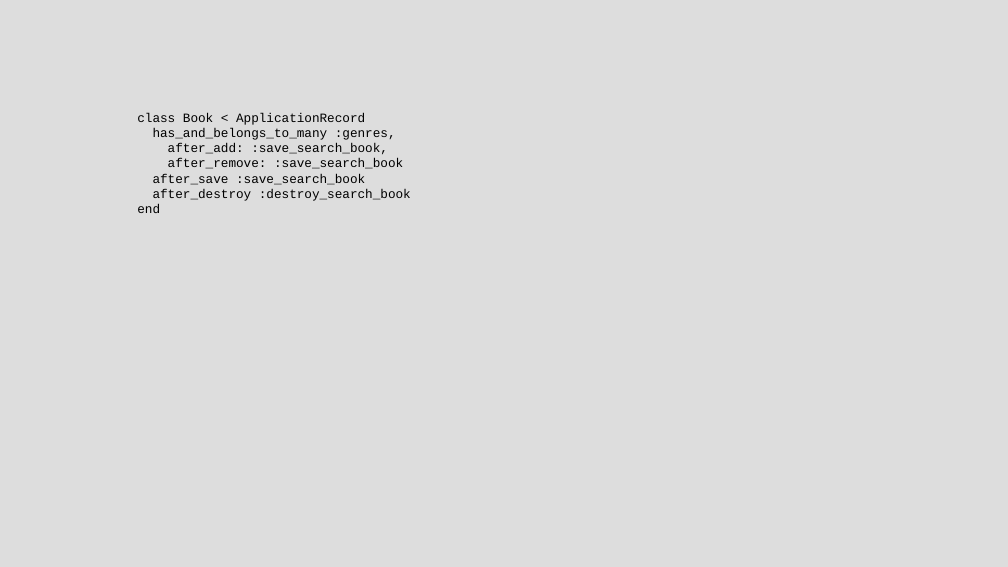
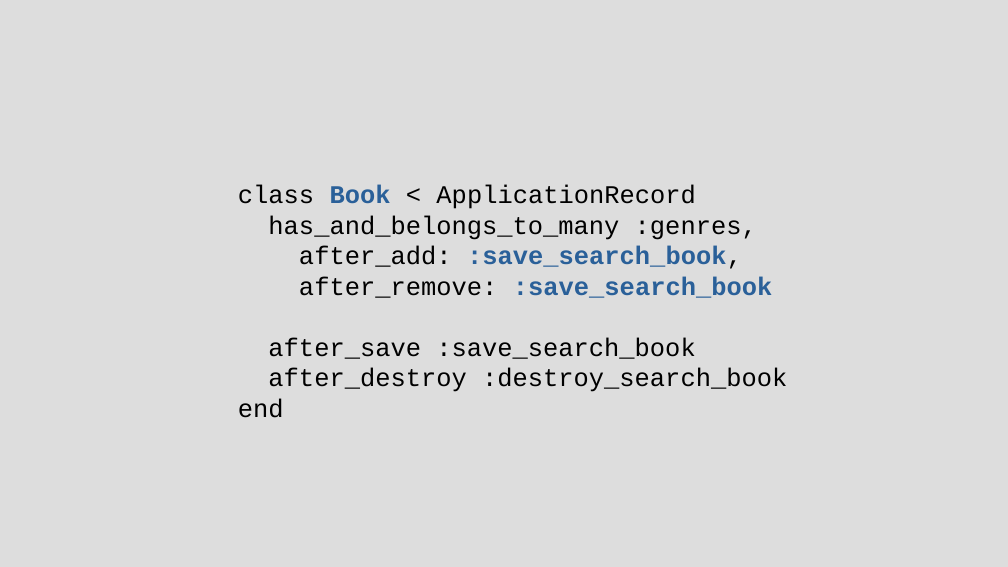
Before and after one commit to chriscressman/architecting-a-search-feature, a slide deck: slide 117 of presentation.odp (slide 118 before the commit). Drawn at 1008x567 pixels with LibreOffice and Linux fonts; fonts in the diff are those of the drawing. Boxes give left, top, right and bottom in pixels: in the first picture for what was removed or moved away, otherwise in the second. Text is boxed around its words. In the diff, an @@ line names an element or a change of style, - is before the commit and + after.

```diff
--- a/presentation.odp
+++ b/presentation.odp
@@ text "class Book < ApplicationRecord": place and size @@
-text "class Book < ApplicationRecord" at box(137, 113, 411, 213)
+text "class Book < ApplicationRecord" at box(238, 185, 787, 418)
@@ text "class Book < ApplicationRecord" at box(238, 185, 787, 418): size 10 to 20 pt; text colour #000000 to #2A6099, bold on in "Book", ":save_search_book,", ":save_search_book" @@
```
Also in this commit, not shown: 3 other slides changed, 2 slides added, 3 slides removed.
